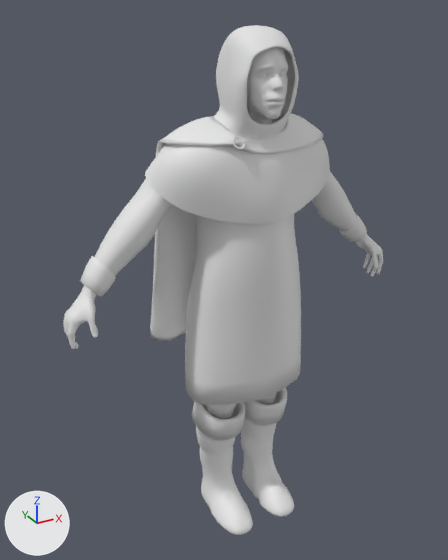
Two versions of the FBX model Assets/Resources/Characters/peasant.fbx, one commit apart.
Rendered twice from a 50 mm camera at (-42.0, -68.8, 74.7) aimed at (-1.8, 4.2, 38.2). The lights are fixed; the arrows at lower left show +X, +Y and +Z. Materials are left out; every surface is plain grey. Where no turn or scale is listed for an object, it has been applied to the vertices. Vertices at the same position are counted once.

Names of what the first picture shows: 'Circle_Circle.002', 'Cube_Cube.002_Cube_Cube.004', 'Cube_Cube.003', 'Unity HD Render Pipeline (Metallic Standard)', 'coat', 'playermodel_1'.
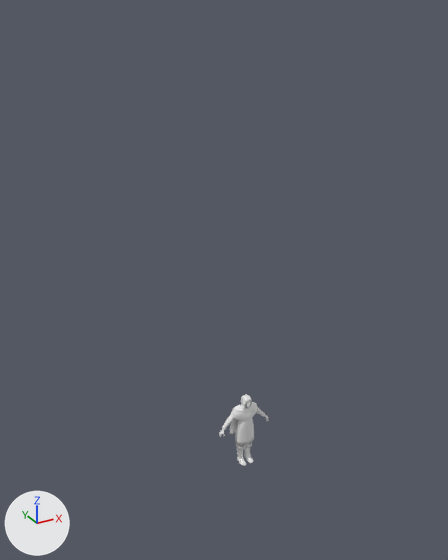
Location of each change, [x1, y1, x2, y2] in pixels of the pictures (448 x 560 px; the box of a moved part takes in the faces that stretch with it):
'Unity HD Render Pipeline (Metallic Standard)', deleted
    before: [80, 118, 367, 405]
'Cube_Cube.003', deleted
    before: [145, 25, 330, 224]
'Cube_Cube.002_Cube_Cube.004', reshaped, moved, turned
    before: [192, 387, 294, 535]
    after: [219, 395, 269, 466]
'coat', deleted
    before: [150, 114, 323, 342]
'playermodel_1', deleted
    before: [63, 47, 383, 419]
'Circle_Circle.002', deleted
    before: [233, 136, 245, 149]
part 1 of me_cube_cube_002_cube_cube_004, moved or reshaped
    before: [241, 387, 294, 517]
    after: [244, 442, 253, 463]
part 2 of me_cube_cube_002_cube_cube_004, moved or reshaped
    before: [192, 401, 253, 535]
    after: [236, 444, 246, 466]
part 3 of me_cube_cube_002_cube_cube_004, moved or reshaped (not visible afterwards)
    before: [196, 417, 233, 442]
part 4 of me_cube_cube_002_cube_cube_004, added
    after: [219, 395, 269, 447]

What the commit changed:
me_cube_cube_002_cube_cube_004 is used by ob_cube_cube_002_cube_cube_004; location (0.0, 0.0, 0.0); rotation (-3.142, 0.0, 0.0), in degrees (-180, 0, 0); scale (0.01, 0.01, 0.01).
me_cube_cube_002_cube_cube_004 had 4827 vertices, 8020 faces and spanned x -777.0..777.0, y -639.0..657.0, z -2055.0..83.0.
me_cube_cube_002_cube_cube_004 now has 19802 vertices, 32187 faces and spans x -436.0..447.0, y -655.0..588.0, z -154.0..136.0.
me_cube_cube_002_cube_cube_004 part 1: the loose piece of 1911 vertices spanning x 29.0..777.0, y -639.0..656.0, z -2055.0..83.0 is turned 90 degrees about the x axis through its middle and scaled by 0.169, then moved by (-332.0, -483.0, 1012.0).
me_cube_cube_002_cube_cube_004 part 2: the loose piece of 1922 vertices spanning x -777.0..-29.0, y -639.0..657.0, z -2055.0..83.0 is turned 90 degrees about the x axis through its middle and scaled by 0.169, then moved by (337.0, -483.0, 1013.0).
me_cube_cube_002_cube_cube_004 part 3: the loose piece of 491 vertices spanning x -713.0..-102.0, y -599.0..36.0, z -1524.0..-1331.0 is turned 90 degrees about the x axis through its middle and scaled by 0.169, then moved by (341.0, -118.0, 1405.0).
me_cube_cube_002_cube_cube_004 part 4: 14975 vertices added at x -436.0..447.0, y -645.0..588.0, z -154.0..132.0.
Object 'playermodel_1' (ob_playermodel_1) is deleted.
Object 'Circle_Circle.002' (ob_circle_circle_002) is deleted.
Object 'Cube_Cube.002_Cube_Cube.004' (ob_cube_cube_002_cube_cube_004) moves from (0.0, 0.0, 0.0) to (-0.6, -0.3, 14.7).
Object 'Cube_Cube.002_Cube_Cube.004' (ob_cube_cube_002_cube_cube_004) turns from (-180, 0, 0) to (90, 0, 0) degrees about x, y and z.
Object 'coat' (ob_coat) is deleted.
Object 'Unity HD Render Pipeline (Metallic Standard)' (ob_unity_hd_render_pipeline__metallic_standard) is deleted.
Object 'Cube_Cube.003' (ob_cube_cube_003) is deleted.
